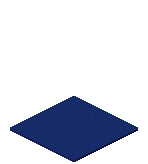
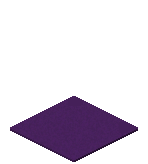
Layers edited between the first and the second 148 x 164 image:
renamed "Group 3" to "Iso_Deco_Ground_Carpet_Blue_08", painted on it over [10, 96, 138, 162]
